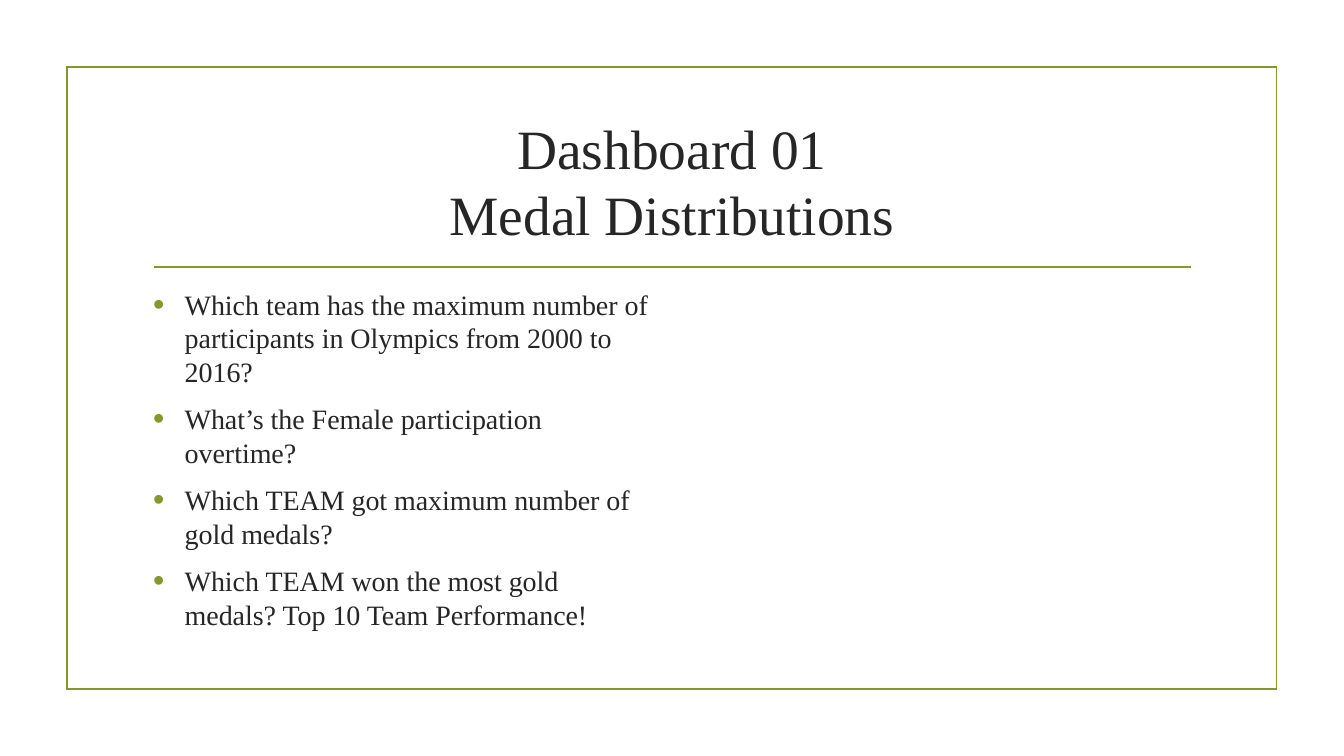
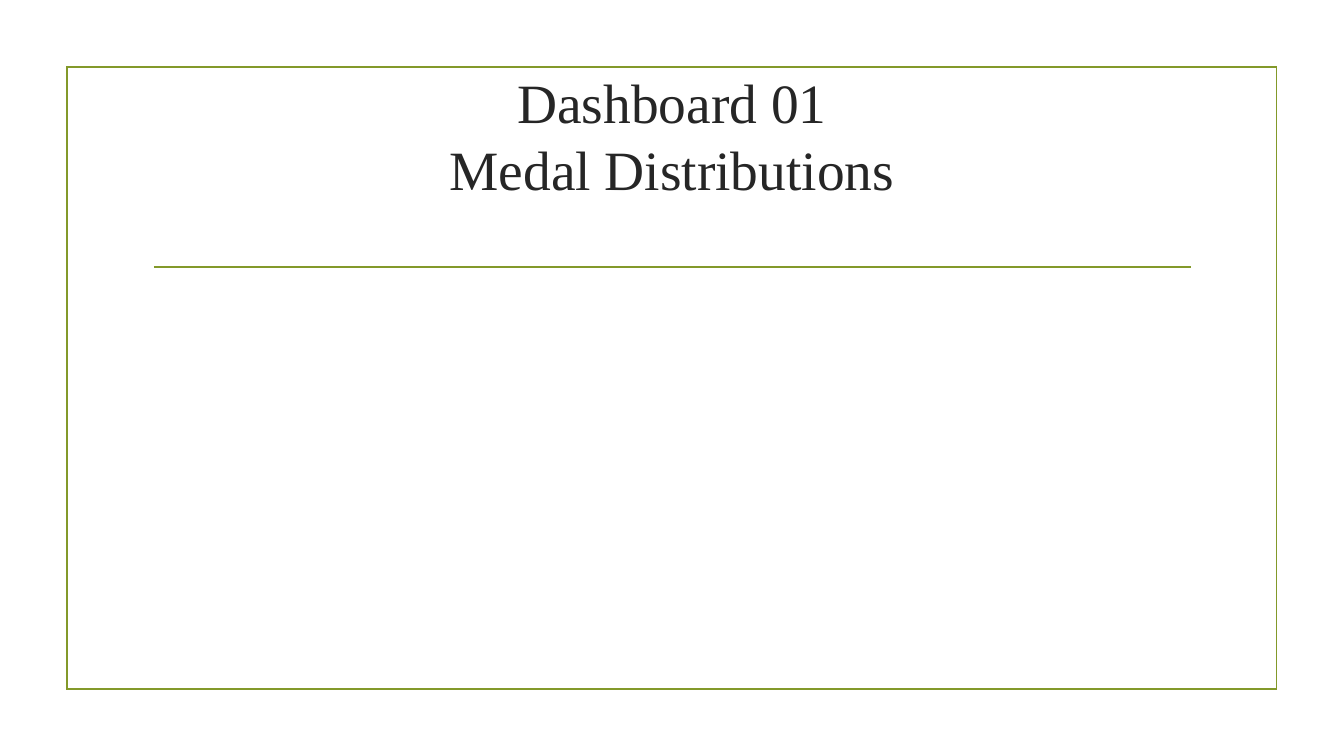
Before and after one commit to shwam25/Project_Tableau, a slide deck: slide 19 of Presentation.pptx (slide 4 before the commit). Drawn at 1344x756 pixels with LibreOffice and Linux fonts; fonts in the diff are those of the drawing; background and template pictures are left out. Boxes give left, top, right and bottom in pixels: in the first picture for what was removed or moved away, otherwise in the second. Text is boxed around its words. In the diff, an @@ line names an element or a change of style, - is before the commit and + after.

```diff
--- a/Presentation.pptx
+++ b/Presentation.pptx
@@ title "Dashboard 01 Medal Distributions": place and size @@
-title "Dashboard 01 Medal Distributions" at <box>449,130,894,236</box>
+title "Dashboard 01 Medal Distributions" at <box>449,84,894,191</box>
@@ text removed at <box>185,295,648,631</box> @@
-• Which team has the maximum number of participants in Olympics from 2000 to 2016?
-• What’s the Female participation overtime?
-• Which TEAM got maximum number of gold medals?
-• Which TEAM won the most gold medals? Top 10 Team Performance!
```
Also in this commit, not shown: 1 other slide changed, 20 slides added, 3 slides removed.
